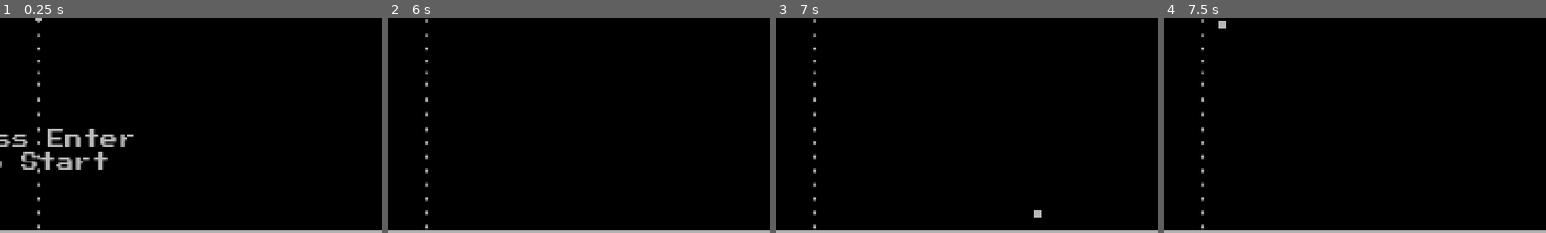
Above: before the commit, frames 1-4 (left to right).
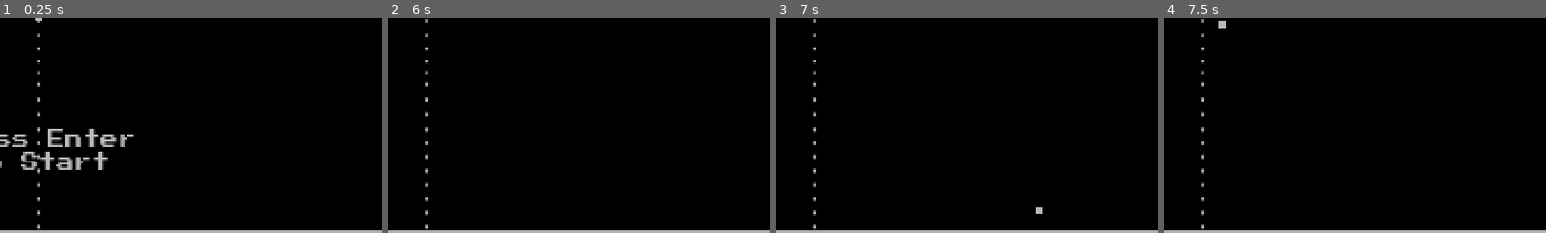
Above: after the commit, the same moments.

Repository: lazaromenezes/edx-games50
Game: Godot game, scene res://scenes/main.tscn
The game is run twice, just before and just after one commit, with the same random seed, the same clock (stepped at 60 frames per second) and the same inputs. Sound files missing from this copy of the repository are replaced by a short silence.
Inputs:
- Up to frame 1 (0.25 s): no input
- Up to frame 2 (6 s): tap Enter (serve) at 0.5, 1.35, 2.85, 4.35, 5.85 s; hold Enter (serve) 0.53-1.28 s; tap Escape (reset) at 2, 2.75, 3.5 s; hold Enter (serve) 2.03-2.78 s; hold Enter (serve) 3.53-4.28 s; hold Enter (serve) 5.03-5.78 s
- Up to frame 3 (7 s): hold Enter (serve) from 6.53 s (still down)
- Up to frame 4 (7.5 s): tap Escape (reset) at 7.25 s; release Enter (serve) at 7.28 s; tap Enter (serve) at 7.35 s
The pictures show only the part of the screen within x 45-95%, y 50-100%; the shares and areas given below are measured in that part.

Frames 1-2 are identical in both runs. In frame 3, less than 0.1% of the frame differs, in the area x 67-70%, y 88-93%; in frame 4, nothing differs.

Commit message:
Make y speed more random on paddle hit

Diff:
--- a/pong/scenes/ball.gd
+++ b/pong/scenes/ball.gd
@@ -24,7 +24,7 @@
 
 		if collider is Paddle:
 			motion.x *= speed_increase
-			motion.y *= randf_range(1, 1.05)
+			motion.y *= randf_range(1, 1.30)
 			$PaddleHit.play()
 		else:
 			$WallHit.play()
